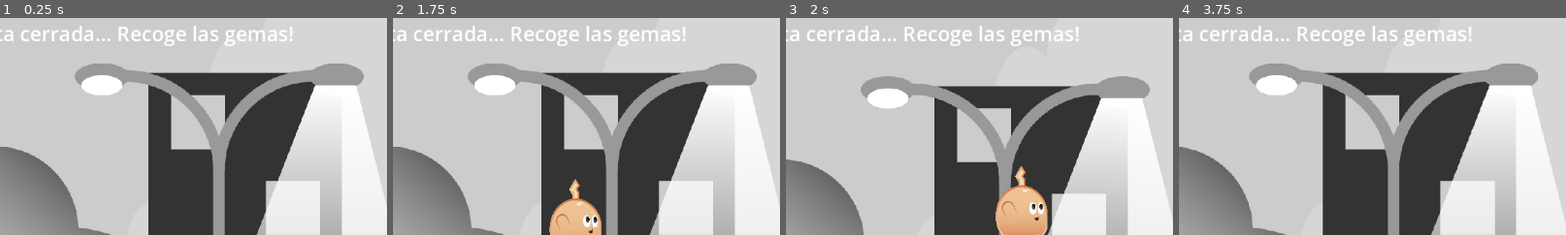
Above: before the commit, frames 1-4 (left to right).
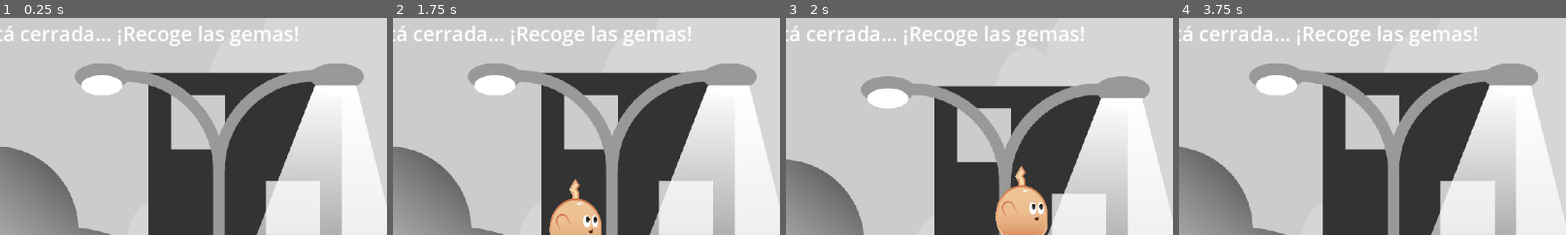
Above: after the commit, the same moments.

Repository: Galeceon/Platform-thesis
Game: Godot game, scene res://Assets/Scenes/Areas/01.tscn
Same seed, same stepped clock (60 frames per second), same inputs: the game is played once before the commit and once after it. Sound files missing from this copy of the repository are replaced by a short silence.
Inputs (mouse positions are % of the whole screen's width and height, from its top left):
- Up to frame 1 (0.25 s): no input
- Up to frame 2 (1.75 s): tap Enter (ui_accept) at 0.5 s; move the mouse to (72, 45) at 0.52 s; hold D (move_right) from 0.53 s (still down); click (72, 45) at 0.67 s; tap Space (jump) at 0.77, 1.52 s; move the mouse to (30, 55) at 1.27 s
- Up to frame 3 (2 s): keep holding D (move_right)
- Up to frame 4 (3.75 s): move the mouse to (60, 28) at 2.02 s; release D (move_right) at 2.03 s; hold A (move_left) 2.03-2.78 s; move the mouse to (45, 70) at 2.77 s; hold D (move_right) from 2.78 s (still down); click (45, 70) at 2.92 s; tap Space (jump) at 3.02 s; move the mouse to (80, 65) at 3.52 s
The pictures show only the part of the screen within x 17-67%, y 2-51%; the shares and areas given below are measured in that part.

The runs differ from the first frame. In frame 1, 1.2% of the frame differs, in the area x 2-77%, y 3-13%; in frame 2, 1.2%; in frame 3, 1.2%; in frame 4, 1.2%.

Commit message:
Fix de transicion de nivel, texto de label, colision de enemigos

Diff:
--- a/Assets/Scenes/enemy.tscn
+++ b/Assets/Scenes/enemy.tscn
@@ -5,11 +5,11 @@
 
 [sub_resource type="CapsuleShape2D" id="CapsuleShape2D_ivkin"]
 radius = 39.0
-height = 140.0
+height = 146.0
 
 [sub_resource type="CapsuleShape2D" id="CapsuleShape2D_c5ei7"]
 radius = 46.0
-height = 142.0
+height = 148.0
 
 [sub_resource type="Animation" id="Animation_tt1si"]
 length = 0.001
--- a/Assets/Script/HUD01.gd
+++ b/Assets/Script/HUD01.gd
@@ -69,9 +69,9 @@
 func actualizar_status_puerta():
 	if puerta_status_label:
 		if GameManager.coins >= 50:
-			puerta_status_label.text = "La puerta esta abierta! Resuelve el minijuego!"
+			puerta_status_label.text = "¡La puerta está abierta! ¡Resuelve el minijuego!"
 		else:
-			puerta_status_label.text = "La puerta esta cerrada... Recoge las gemas!"
+			puerta_status_label.text = "La puerta está cerrada... ¡Recoge las gemas!"
 		print("✅ Status puerta actualizado")
 	else:
 		print("❌ ERROR: puerta_status_label es null - no se puede actualizar")
--- a/Assets/Script/game_manager.gd
+++ b/Assets/Script/game_manager.gd
@@ -32,12 +32,30 @@
 func _show_loading_screen(level_number: int):
 	print("🔄 GameManager: Iniciando carga del nivel ", level_number)
 
-	# 1. Transición de salida - VERIFICAR QUE SE LLAME
+	# 1. Intentar transición, pero con timeout por si falla
 	print("🎬 Llamando Transicion.start_transition()")
 	Transicion.start_transition()
-	print("⏳ Esperando transition_finished...")
-	await Transicion.transition_finished
-	print("✅ Transición de salida COMPLETADA")
+
+	# Esperar la transición con timeout - CORREGIDO
+	var transition_timeout = 3.0  # máximo 3 segundos
+	var time_elapsed = 0.0
+
+	# Verificar si la señal está conectada y esperar
+	while time_elapsed < transition_timeout:
+		# Si la transición ya completó, salir del loop
+		if Transicion.transition_finished.get_connections().size() > 0:
+			print("✅ Señal transition_finished está conectada")
+			break
+		await get_tree().create_timer(0.1).timeout
+		time_elapsed += 1.5
+		print("⏳ Esperando conexión de señal... ", time_elapsed)
+
+	if time_elapsed >= transition_timeout:
+		print("⚠️  Timeout en transición, continuando...")
+	else:
+		print("✅ Esperando señal transition_finished...")
+		await Transicion.transition_finished
+		print("✅ Transición de salida COMPLETADA")
 
 	# 2. Mostrar loading screen
 	var loading_screen_scene = preload("res://Assets/Scenes/UI/LoadingScreen.tscn")
@@ -62,11 +80,24 @@
 		current_loading_screen.queue_free()
 		current_loading_screen = null
 
-	# 5. Transición de entrada
+	# 5. Transición de entrada (también con timeout) - CORREGIDO
 	print("🎬 Llamando Transicion.start_transition() para entrada")
 	Transicion.start_transition()
-	await Transicion.transition_finished
-	print("✅ Transición de entrada COMPLETADA")
+
+	time_elapsed = 0.0
+	while time_elapsed < transition_timeout:
+		# Si la transición ya completó, salir del loop
+		if Transicion.transition_finished.get_connections().size() > 0:
+			break
+		await get_tree().create_timer(0.1).timeout
+		time_elapsed += 0.1
+
+	if time_elapsed >= transition_timeout:
+		print("⚠️  Timeout en transición de entrada, continuando...")
+	else:
+		print("✅ Esperando señal transition_finished para entrada...")
+		await Transicion.transition_finished
+		print("✅ Transición de entrada COMPLETADA")
 
 # ===== SISTEMA DE MUERTE =====
 func _setup_death_timer():
@@ -95,8 +126,6 @@
 		player.player_died.connect(_on_player_died)
 		print("GameManager: Señal player_died conectada")
 
-# GameManager.gd - en _on_player_died
-# GameManager.gd - en _on_player_died, AÑADE esto:
 func _on_player_died():
 	print("GameManager: Jugador murió - procesando muerte")
 
Not shown: 1 places in Assets/Scenes/Areas/01.tscn that only renumber resources
Not shown: 1 places in Assets/Scenes/Areas/02.tscn that only renumber resources
Not shown: 1 places in Assets/Scenes/Areas/03.tscn that only renumber resources
Not shown: 1 places in Assets/Scenes/Areas/04.tscn that only renumber resources
